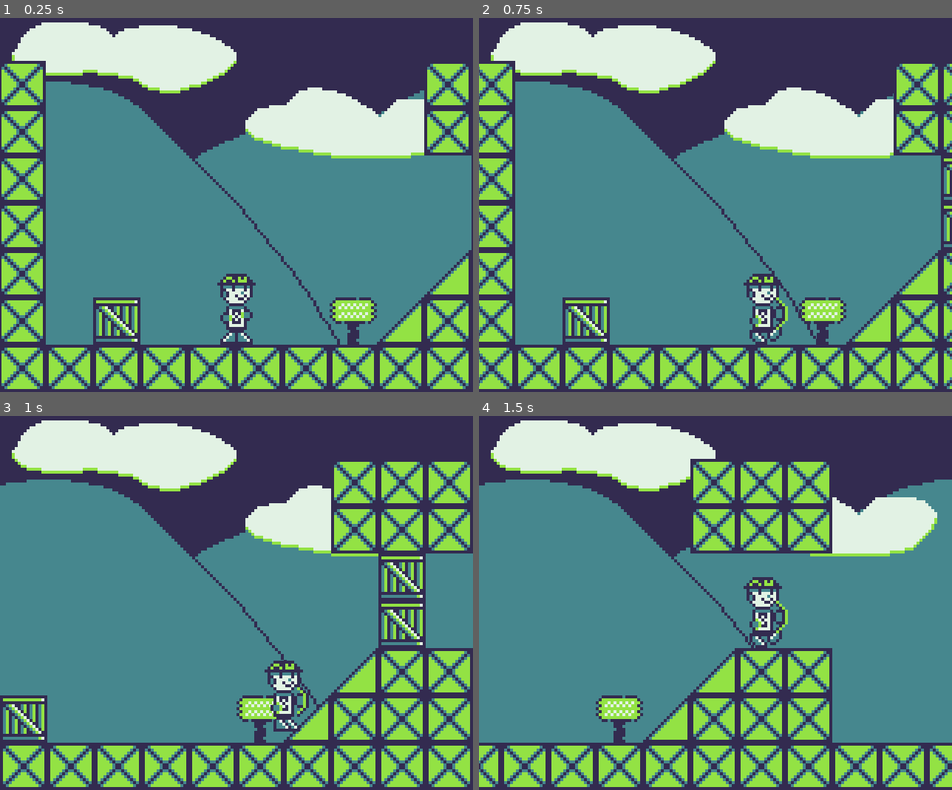
Above: before the commit, frames 1-4 (two rows, left to right).
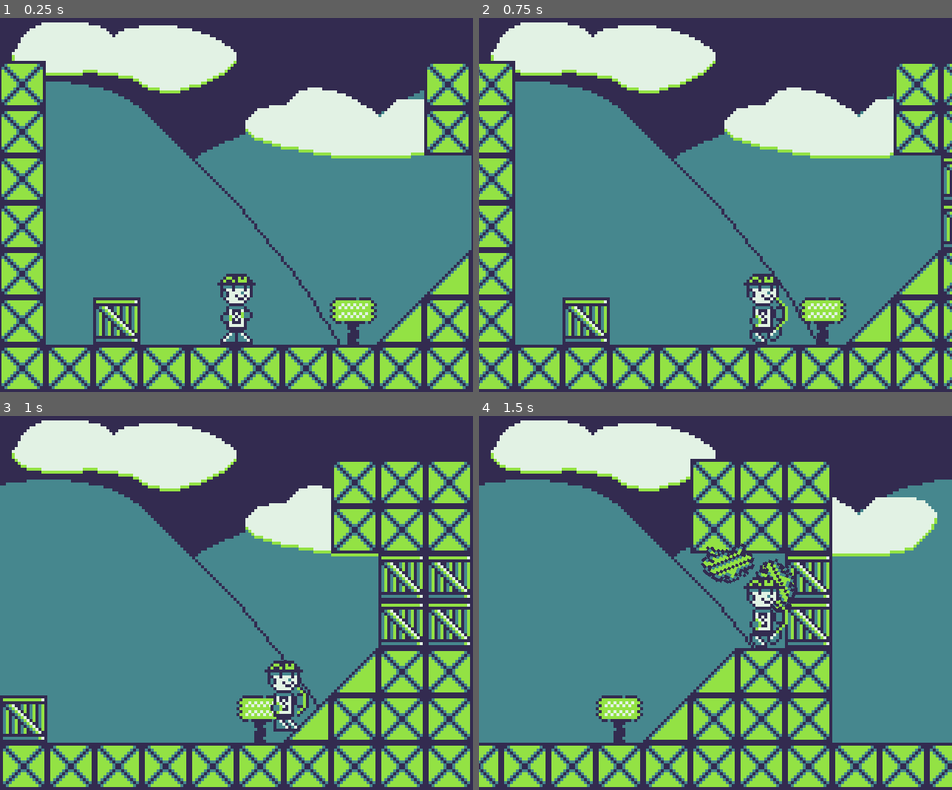
Above: after the commit, the same moments.

Repository: Brawmario/game-nu-boy
Game: Godot game, scene res://Levels/Level1.tscn
The game is run twice, just before and just after one commit, with the same random seed, the same clock (stepped at 60 frames per second) and the same inputs.
Inputs:
- Up to frame 1 (0.25 s): no input
- Up to frame 2 (0.75 s): tap Enter at 0.5 s; hold Right (move_right) from 0.53 s (still down); tap Z (dash) at 0.6 s
- Up to frame 3 (1 s): keep holding Right (move_right); tap Space (jump) at 0.77 s
- Up to frame 4 (1.5 s): keep holding Right (move_right); tap Z (dash) at 1.35 s

Frames 1-2 are identical in both runs. In frame 3, 2.0% of the frame differs, in the area x 90-100%, y 36-63%; in frame 4, 2.9%, in the area x 46-75%, y 33-63%.

Commit message:
Create box pieces

Diff:
--- a/Levels/Level1.tscn
+++ b/Levels/Level1.tscn
@@ -114,7 +114,7 @@
 tile_set = SubResource( 3 )
 cell_size = Vector2( 16, 16 )
 format = 1
-tile_data = PoolIntArray( -327685, 0, 0, -393212, 0, 0, -393211, 0, 0, -393210, 0, 0, -262149, 0, 0, -327676, 0, 0, -327675, 0, 0, -327674, 0, 0, -196613, 0, 0, -262139, 2, 0, -131077, 0, 0, -196603, 2, 0, -65541, 0, 0, -131068, 1, 0, -131067, 0, 0, -131066, 0, 0, -5, 0, 0, -3, 2, 0, -65534, 3, 0, -65533, 1, 0, -65532, 0, 0, -65531, 0, 0, -65530, 0, 0, 65531, 0, 0, 65532, 0, 0, 65533, 0, 0, 65534, 0, 0, 65535, 0, 0, 0, 0, 0, 1, 0, 0, 2, 0, 0, 3, 0, 0, 4, 0, 0, 5, 0, 0, 6, 0, 0, 7, 0, 0, 8, 0, 0, 9, 0, 0, 10, 0, 0, 11, 0, 0 )
+tile_data = PoolIntArray( -786411, 2, 0, -327685, 0, 0, -393212, 0, 0, -393211, 0, 0, -393210, 0, 0, -262149, 0, 0, -327676, 0, 0, -327675, 0, 0, -327674, 0, 0, -196613, 0, 0, -262139, 2, 0, -262138, 2, 0, -131077, 0, 0, -196603, 2, 0, -196602, 2, 0, -65541, 0, 0, -131068, 1, 0, -131067, 0, 0, -131066, 0, 0, -5, 0, 0, -3, 2, 0, -65534, 3, 0, -65533, 1, 0, -65532, 0, 0, -65531, 0, 0, -65530, 0, 0, 65531, 0, 0, 65532, 0, 0, 65533, 0, 0, 65534, 0, 0, 65535, 0, 0, 0, 0, 0, 1, 0, 0, 2, 0, 0, 3, 0, 0, 4, 0, 0, 5, 0, 0, 6, 0, 0, 7, 0, 0, 8, 0, 0, 9, 0, 0, 10, 0, 0 )
 script = ExtResource( 5 )
 
 [node name="Player" parent="." instance=ExtResource( 3 )]
--- a/World/CrateArea.gd
+++ b/World/CrateArea.gd
@@ -1,4 +1,6 @@
 extends Area2D
+
+var CratePiece := preload("res://World/CratePiece.tscn")
 
 var tile_map: TileMap = null
 var cellv := Vector2()
@@ -11,4 +13,10 @@
 func _on_CrateArea_area_entered(area: Area2D) -> void:
 	if area.is_in_group("break_hitbox"):
 		tile_map.set_cellv(cellv, -1)
-		queue_free()
+		for _i in range(4):
+			var piece := CratePiece.instance() as RigidBody2D
+			piece.apply_central_impulse(Vector2(rand_range(-100, 100), rand_range(-50, -100)))
+			call_deferred("add_child", piece)
+			get_tree().create_timer(30).connect("timeout", piece, "queue_free")
+
+		$CollisionShape2D.set_deferred("disabled", true)
--- /dev/null
+++ b/World/CratePiece.tscn
@@ -0,0 +1,18 @@
+[gd_scene load_steps=3 format=2]
+
+[ext_resource path="res://Assets/scrimblo-tileset.png" type="Texture" id=1]
+
+[sub_resource type="CircleShape2D" id=1]
+radius = 4.0
+
+[node name="CratePiece" type="RigidBody2D"]
+collision_layer = 0
+
+[node name="Sprite" type="Sprite" parent="."]
+texture = ExtResource( 1 )
+hframes = 5
+vframes = 2
+frame = 8
+
+[node name="CollisionShape2D" type="CollisionShape2D" parent="."]
+shape = SubResource( 1 )
